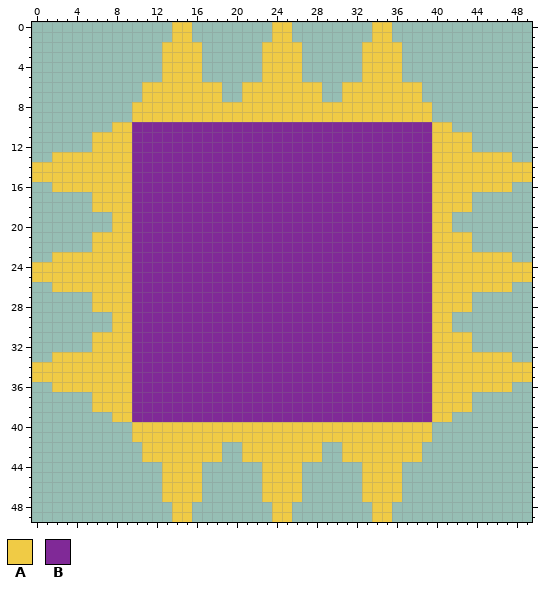
Pixel-art sprite, stored at images/Expander_200x200.png. The first picture shows the starting point.
The file is 200x200 pixels, drawn in blocks of 4x4; one block is one cell here. Colours within 5 levels of each other are drawn and written as one.
Palette (. is transparent): A #f0cb45  B #802997
Now the later version:
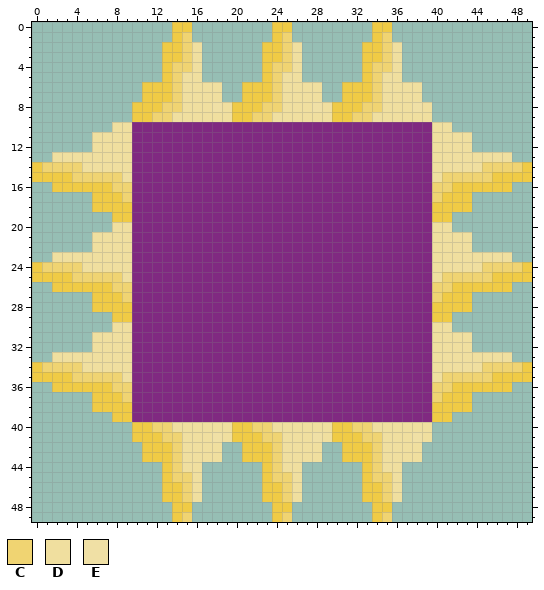
Colours new in this view: C #f0d472  D #f0df9f  E #f0e0a5
Difference:
Colour B changes from #802997 to #802981.
Colour A gives way to colour C in rows 1 to 3 at x 15, 25 and 35; in row 4 at x 14 to 15, 24 to 25 and 34 to 35; in rows 5 to 7 at x 14, 24 and 34; in row 8 at x 13 to 14, 23 to 24 and 33 to 34; in row 9 at x 12 to 13, 22 to 23 and 32 to 33; in row 14 at x 1 to 4 and 45 to 48.
Colour A gives way to colour C in row 15 at x 4 to 8 and 41 to 45; in row 16 at x 8 to 9 and 40 to 41; in row 17 at x 9 and 40; in row 24 at x 1 to 4 and 45 to 48; in row 25 at x 4 to 8 and 41 to 45; in row 26 at x 8 to 9 and 40 to 41.
Colour A gives way to colour C in row 27 at x 9 and 40; in row 34 at x 1 to 4 and 45 to 48; in row 35 at x 4 to 8 and 41 to 45; in row 36 at x 8 to 9 and 40 to 41; in row 37 at x 9 and 40; in row 40 at x 12 to 13, 22 to 23 and 32 to 33.
Colour A gives way to colour C in row 41 at x 13 to 14, 23 to 24 and 33 to 34; in rows 42 to 44 at x 14, 24 and 34; in row 45 at x 14 to 15, 24 to 25 and 34 to 35; in rows 46 to 47 at x 15, 25 and 35; in row 49 at x 15, 25 and 35.
Colour A gives way to colour D in rows 2 to 4 at x 16, 26 and 36; in row 5 at x 15 to 16, 25 to 26 and 35 to 36; in rows 6 to 7 at x 15 to 18, 25 to 28 and 35 to 38; in row 8 at x 15 to 17, 19, 25 to 27, 29, 35 to 37 and 39; in row 9 at x 14 to 19, 24 to 29 and 34 to 39; in row 10 at x 8 to 9 and 40 to 41.
Colour A gives way to colour D in rows 11 to 12 at x 6 to 9 and 40 to 43; in row 13 at x 2 to 9 and 40 to 47; in row 14 at x 5 to 9 and 40 to 44; in row 15 at x 9 and 40; in row 20 at x 8 to 9 and 40 to 41; in rows 21 to 22 at x 6 to 9 and 40 to 43.
Colour A gives way to colour D in row 23 at x 2 to 9 and 40 to 47; in row 24 at x 5 to 9 and 40 to 44; in row 25 at x 9 and 40; in row 30 at x 8 to 9 and 40 to 41; in rows 31 to 32 at x 6 to 9 and 40 to 43; in row 33 at x 2 to 9 and 40 to 47.
Colour A gives way to colour D in row 34 at x 5 to 9 and 40 to 44; in row 35 at x 9 and 40; in row 40 at x 14 to 19, 24 to 29 and 34 to 39; in row 41 at x 15 to 17, 19, 25 to 27, 29, 35 to 37 and 39; in rows 42 to 43 at x 15 to 18, 25 to 28 and 35 to 38; in row 44 at x 15 to 16, 25 to 26 and 35 to 36.
Colour A gives way to colour D in rows 45 to 47 at x 16, 26 and 36.
Colour A gives way to colour E in row 8 at x 18, 28 and 38; in row 41 at x 18, 28 and 38.
